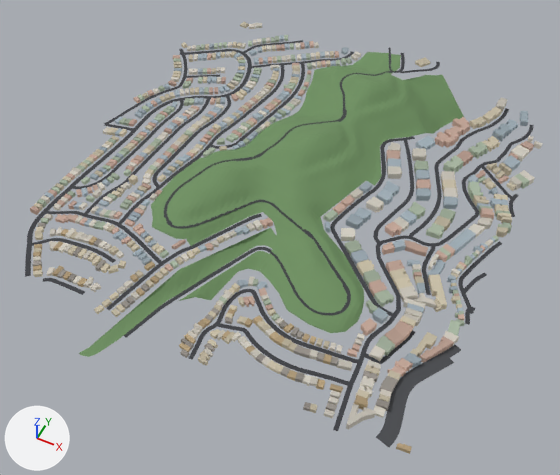
Two versions of the glTF model public/tiles/tile_8_16.glb, one commit apart.
Both versions are drawn from a 50 mm camera at (89.0, -5237.0, 1208.0) aimed at (-332.0, -4395.0, 155.0). Arrows for +X, +Y and +Z are at lower left; the lights stay in place. The picture after the commit comes second. Where no turn or scale is listed for an object, it has been applied to the vertices.

Before the edit, the objects in view are built like this:
```python
me_bld_8_16 = bpy.data.meshes.new('bld_8_16')
me_bld_8_16.from_pydata(...)  # 10202 vertices, 13712 faces; spans x -409.0..409.0, y -410.0..410.0, z -50.0..50.0
me_bld_8_16.materials.append(mat_cityvc)
me_grn_8_16 = bpy.data.meshes.new('grn_8_16')
me_grn_8_16.from_pydata(...)  # 2829 vertices, 5537 faces; spans x -211.0..211.0, y -438.0..438.0, z -45.0..45.0
me_grn_8_16.materials.append(mat_cityvc)
me_road_8_16 = bpy.data.meshes.new('road_8_16')
me_road_8_16.from_pydata(...)  # 2916 vertices, 2800 faces; spans x -415.0..415.0, y -417.0..417.0, z -50.0..50.0
me_road_8_16.materials.append(mat_cityvc)
ob_bld_8_16 = bpy.data.objects.new('bld_8_16', me_bld_8_16)
ob_bld_8_16.location = (-366.0, -4299.0, 214.0)
ob_grn_8_16 = bpy.data.objects.new('grn_8_16', me_grn_8_16)
ob_grn_8_16.location = (-332.0, -4341.0, 235.0)
ob_road_8_16 = bpy.data.objects.new('road_8_16', me_road_8_16)
ob_road_8_16.location = (-376.0, -4307.0, 211.0)
```
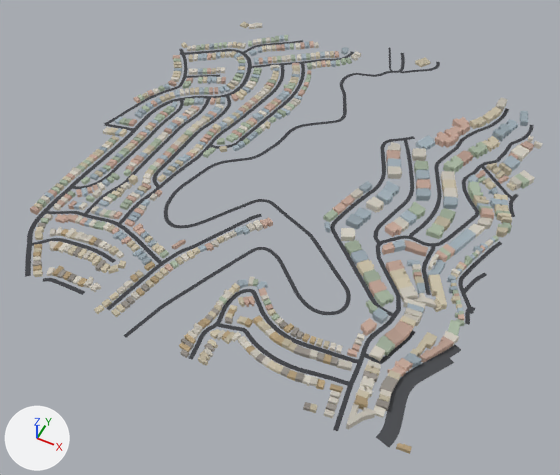
Boxes [x1, y1, x2, y2] around the edits, measured in the pictures (560 x 475 px):
'grn_8_16', deleted (green): before [79, 52, 464, 357]

Diff of the bpy script that builds the scene:
```diff
--- a/public/tiles/tile_8_16.glb.py
+++ b/public/tiles/tile_8_16.glb.py
@@ ob_grn_8_16 @@
-ob_grn_8_16 = bpy.data.objects.new('grn_8_16', me_grn_8_16)
-ob_grn_8_16.location = (-332.0, -4341.0, 235.0)
```
